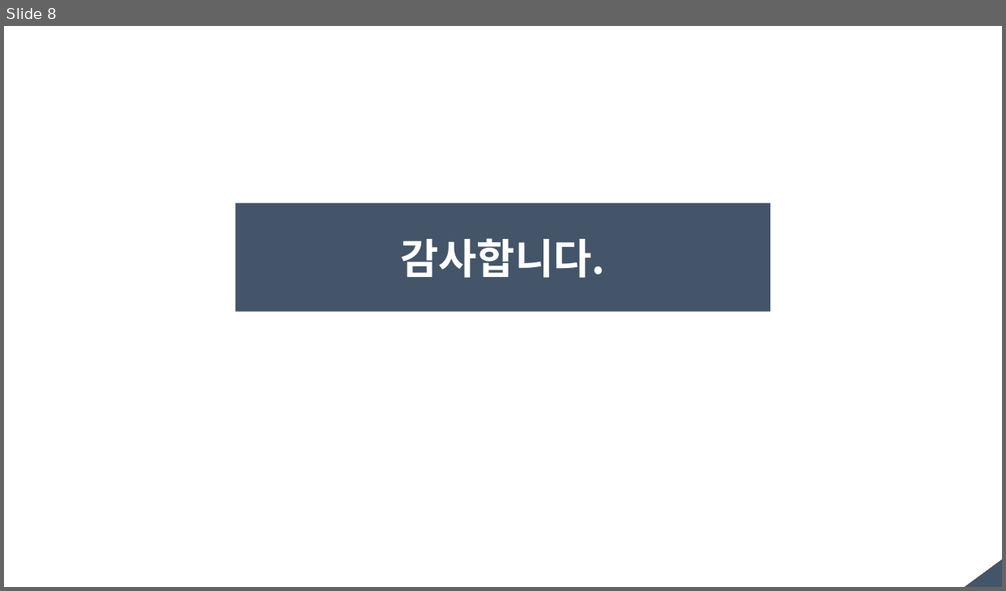
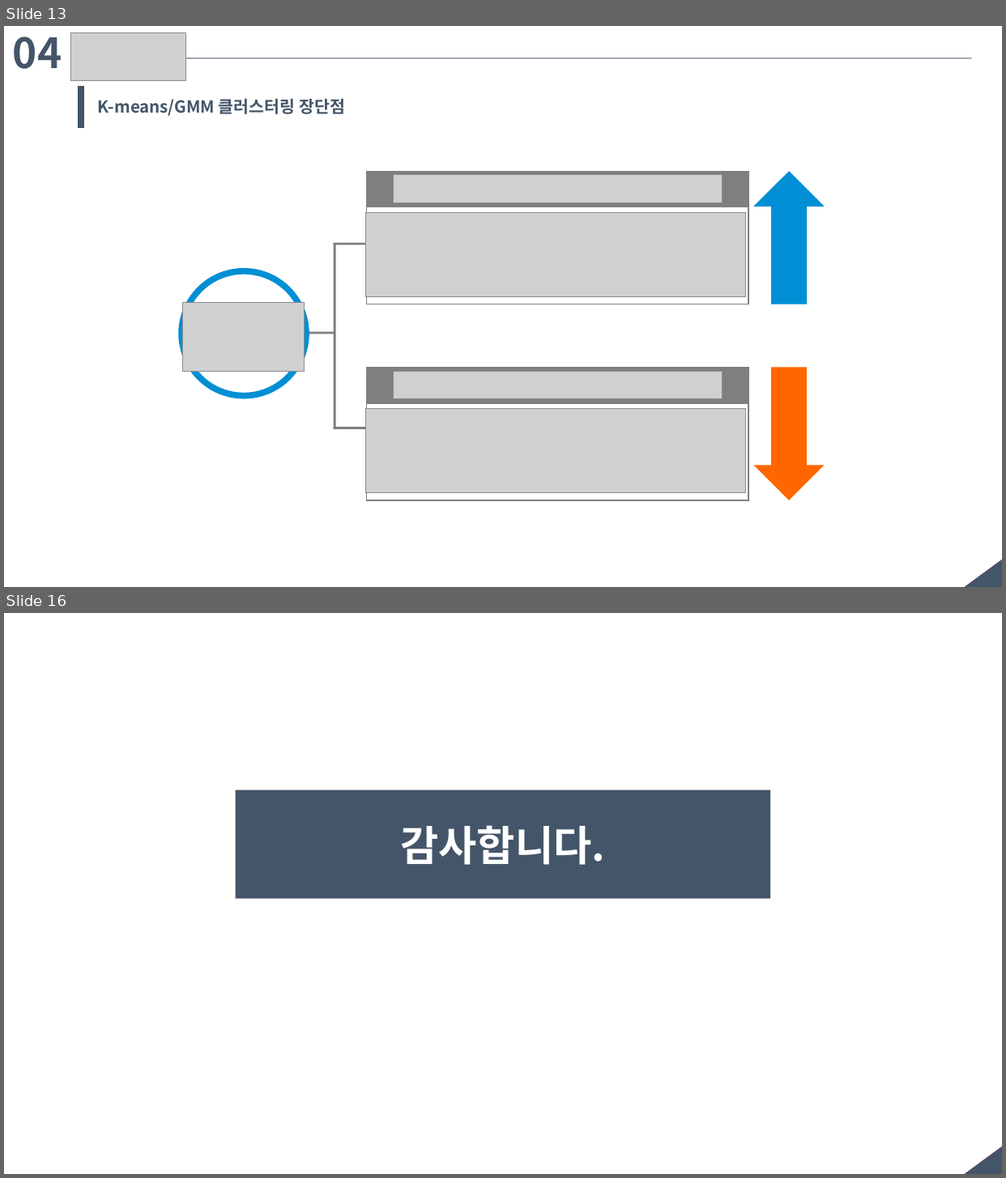
Before and after one commit to Nanjangpan/Machine_Learnig_algorithm_cheat_sheat, a slide deck: Machine_Learnig_algorithm_cheat_sheat.ppt. Shown one above the other, each under a label of ours: slide 8 before the commit, slides 13 and 16 after it; the slides between them are not shown. The pictures are 1006x591 and 1006x1178 pixels, drawn with LibreOffice and Linux fonts; fonts in the diff are those of the drawing; grey boxes stand for pictures. Boxes give left, top, right and bottom in pixels: in the first picture for what was removed or moved away, otherwise in the second. Text is boxed around its words. In the diff, an @@ line names an element or a change of style, - is before the commit and + after.

```diff
--- a/Machine_Learnig_algorithm_cheat_sheat.ppt
+++ b/Machine_Learnig_algorithm_cheat_sheat.ppt
@@ slide 13 added at (4, 26, 1002, 587), background #FFFFFF; not listed: 2 template elements that a slide beside it also shows @@
@@ text added at (13, 37, 62, 69), 40 pt, text #445569, bold @@
+04
@@ picture added at (70, 32, 185, 80) @@
@@ line added from (185, 58) to (971, 58), #445569 0.74 pt @@
@@ rectangle added at (78, 87, 83, 128), fill #445569, outline #445569 0.99 pt @@
@@ text added at (98, 98, 346, 116), 16 pt, text #445569, bold @@
+K-means/GMM 클러스터링 장단점
@@ group added at (181, 171, 824, 501): 5 pictures, 4 lines, 4 rectangles, 2 up arrows, 1 ellipse @@
@@ what was slide 8 is now slide 16 @@
```
Also in this commit, not shown: 3 slides changed, 7 other slides added.
